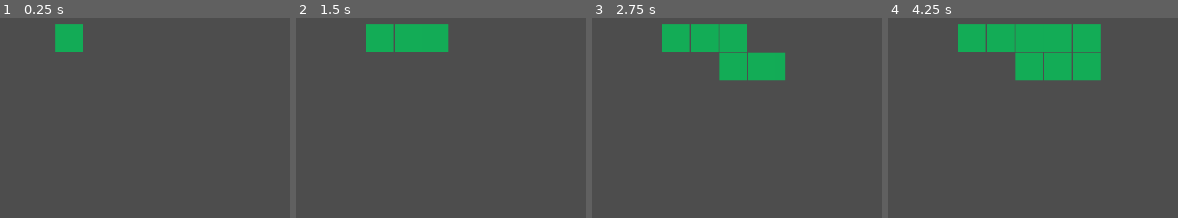
Above: before the commit, frames 1-4 (left to right).
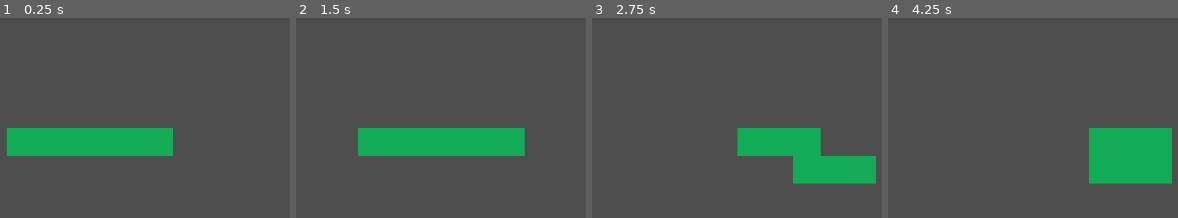
Above: after the commit, the same moments.

Repository: jedim101/snake
Game: Godot game, scene res://scenes/main.tscn
Two runs of this game, one before a commit and one after it. Both use one fixed random seed, a clock stepped at 60 frames per second and the inputs below.
Inputs:
- Up to frame 1 (0.25 s): no input
- Up to frame 2 (1.5 s): hold Right (move_right) 0.53-1.28 s; hold Down (move_down) from 1.28 s (still down)
- Up to frame 3 (2.75 s): tap Enter at 2 s; release Down (move_down) at 2.03 s; hold Right (move_right) from 2.03 s (still down)
- Up to frame 4 (4.25 s): release Right (move_right) at 2.78 s; hold Up (move_up) 2.78-3.53 s; hold Left (move_left) from 3.53 s (still down)

The runs differ from the first frame. In frame 1, 9.4% of the frame differs, in the area x 2-60%, y 3-69%; in frame 2, 12%; in frame 3, 15%; in frame 4, 19%, in the area x 24-98%, y 3-83%.

Commit message:
redid snake movement for easier collision detection

Diff:
--- a/scenes/main.gd
+++ b/scenes/main.gd
@@ -3,18 +3,20 @@
 @export var length: int
 var direction = Vector2(1, 0)
 var new_direction = Vector2(1, 0)
-# var board = []
+
+var start_position = Vector2(400, 400)
+
+var snake = [$Head]
 
 func _ready():
-	# for r in range(15):
-	# 	for c in range(20):
-	# 		board[r][c] = 0
+	$Head.position = start_position
 
-	# board[8][10] = length
+	for i in range(5):
+		new_segment(start_position + Vector2(-(5 - i) * 40, 0))
 
 	$Timer.start()
 
-func _process(delta):
+func _process(_delta):
 	if Input.is_action_pressed("move_right"):
 		new_direction = Vector2(1, 0)
 	elif Input.is_action_pressed("move_left"):
@@ -24,28 +26,28 @@
 	elif Input.is_action_pressed("move_up"):
 		new_direction = Vector2(0, -1)
 
-	$Head.position += direction * 40 * (delta / $Timer.wait_time)
+	# $Head.position += direction * 40 * (delta / $Timer.wait_time)
 
 
 func _on_Timer_timeout():
 	direction = new_direction
 
+	new_segment($Head.position)
+	snake.pop_at(1).queue_free()
+
+	$Head.position += direction * 40
+
+	$Timer.start()
+
+func new_segment(pos):
 	var body_segment = ColorRect.new();
 	add_child(body_segment)
 
-	body_segment.position = $Head.position
+	body_segment.position = pos
 	body_segment.name = str(length - 1)
 
 	body_segment.size.x = 40
 	body_segment.size.y = 40
 	body_segment.color = "#13ac56"
 
-	for i in range(length):
-		var segment = get_node(str(i))
-		if segment:
-			segment.name = str(i - 1)
-
-	var end_segment = get_node("-1")
-	if end_segment:
-		end_segment.queue_free()
-	$Timer.start()
+	snake.append(body_segment)
